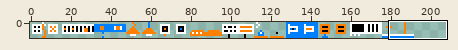
A pixel-art file gets an edit: assets/gfx/hazards.aseprite. The first picture is a wide view before the edit; the outline marks the close-up.
Close-up. As it was:
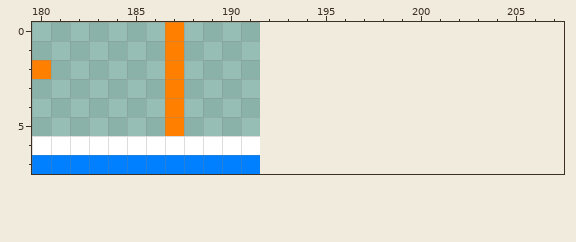
192x8 pixels, 1 frame. Shown: x 180..207, y 0..7. The old version is drawn lined up with the new one, on the new canvas.
The same view after the edit:
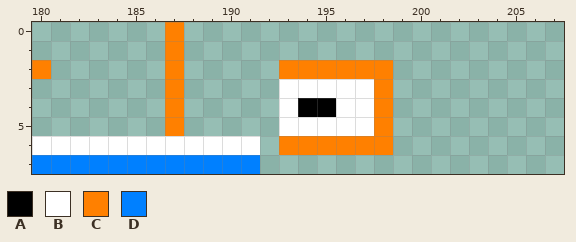
Palette (. is transparent): A #000000  B #ffffff  C #ff8000  D #0080ff
Edits made:
{"change": "canvas 192x8 -> 208x8"}
{"y":2,"x":193,"old":"......","new":"CCCCCC"}
{"y":3,"x":193,"old":"......","new":"BBBBBC"}
{"y":4,"x":193,"old":"......","new":"BAABBC"}
{"y":5,"x":193,"old":"......","new":"BBBBBC"}
{"y":6,"x":193,"old":"......","new":"CCCCCC"}
